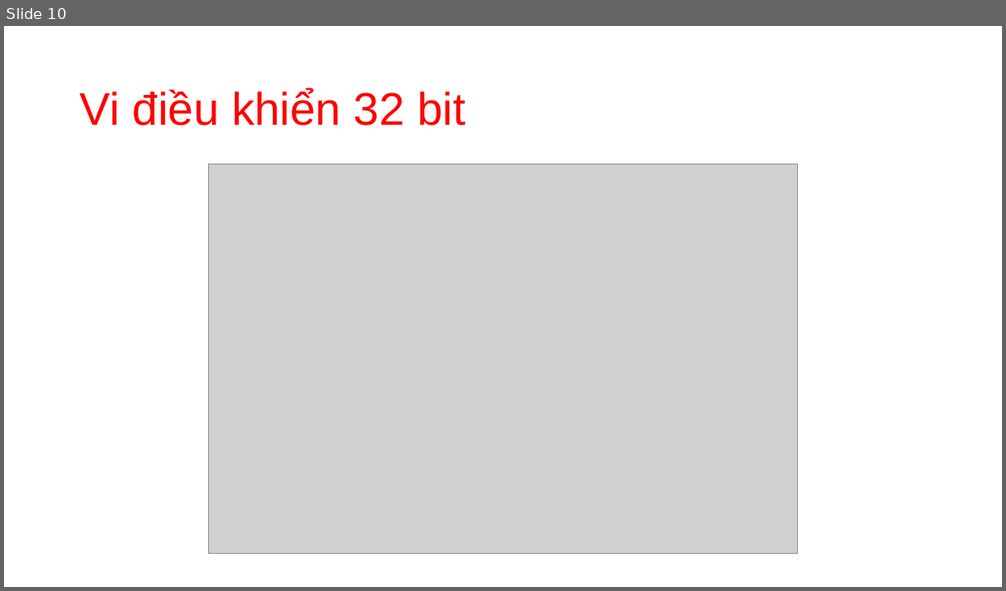
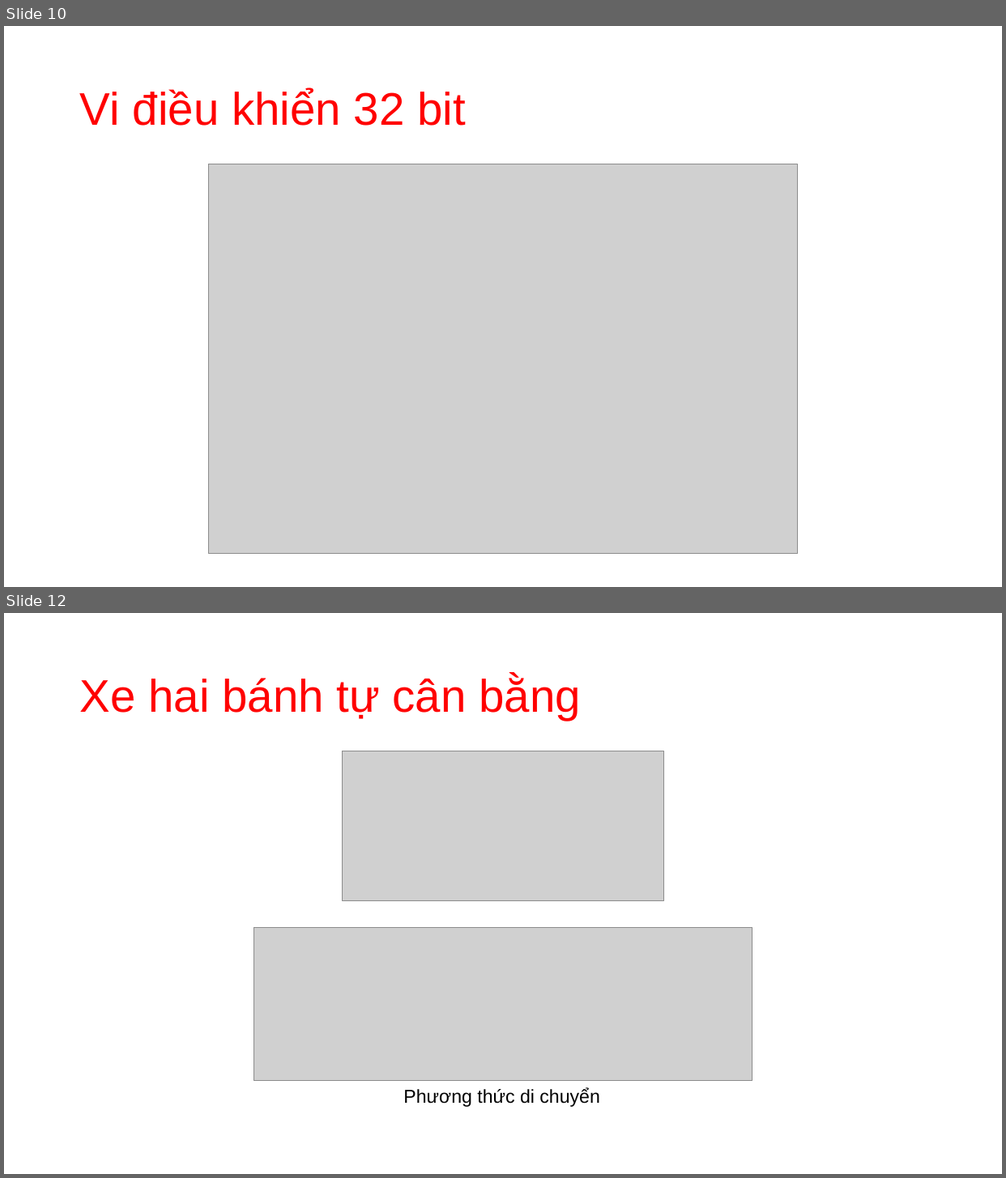
Before and after one commit to thanh-pt/GraduationThesis, a slide deck: Slide/GraduationThesisSlide.pptx. Shown one above the other, each under a label of ours: slide 10 before the commit, slides 10 and 12 after it; the slides between them are not shown. The pictures are 1006x591 and 1006x1178 pixels, drawn with LibreOffice and Linux fonts; fonts in the diff are those of the drawing; grey boxes stand for pictures. Boxes give left, top, right and bottom in pixels: in the first picture for what was removed or moved away, otherwise in the second. Text is boxed around its words. In the diff, an @@ line names an element or a change of style, - is before the commit and + after.

```diff
--- a/Slide/GraduationThesisSlide.pptx
+++ b/Slide/GraduationThesisSlide.pptx
@@ slide 12 added at bbox=[4, 613, 1002, 1174], background #FFFFFF @@
@@ title added at bbox=[80, 675, 581, 720], 44 pt, text #FF0000 @@
+Xe hai bánh tự cân bằng
@@ picture added at bbox=[343, 752, 663, 901] @@
@@ picture added at bbox=[253, 928, 752, 1081] @@
@@ text added at bbox=[403, 1088, 599, 1107], 18 pt, text #000000 @@
+Phương thức di chuyển
```
Also in this commit, not shown: 2 slides changed, 7 other slides added.
